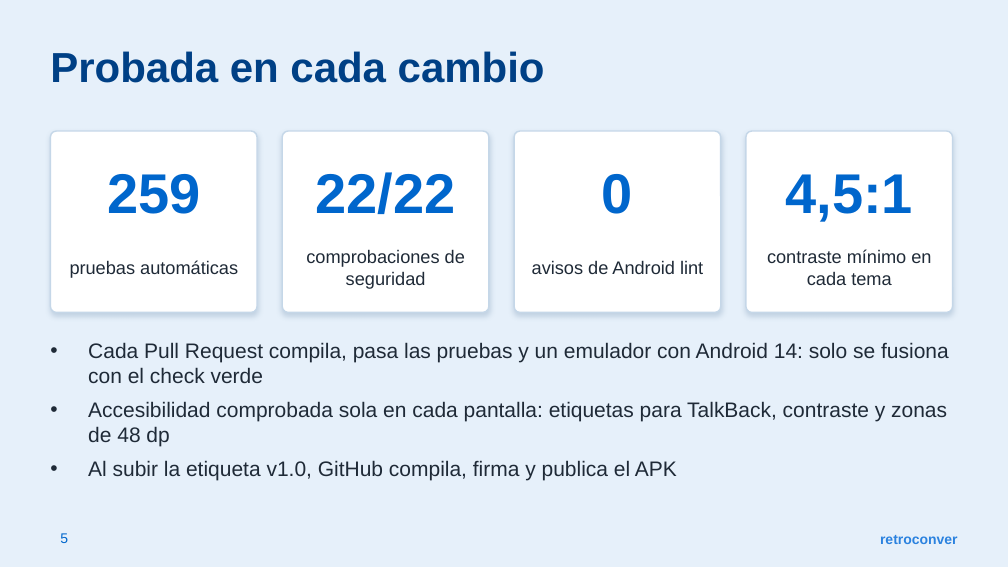
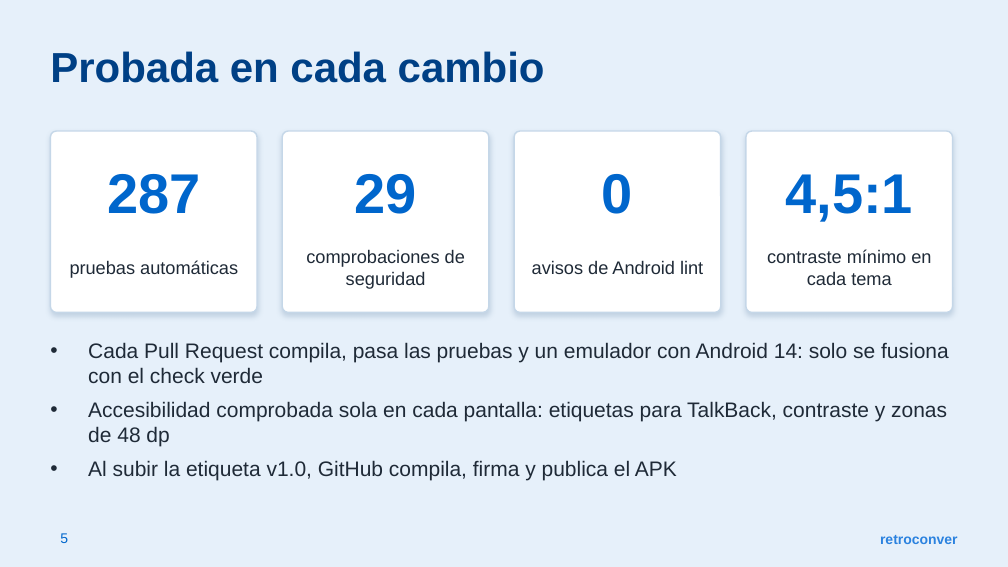
Before and after one commit to yeray06/Retroconver, a slide deck: slide 5 of docs/presentacion/Retroconver_Presentacion.pptx. Drawn at 1008x567 pixels with LibreOffice and Linux fonts; fonts in the diff are those of the drawing. Boxes give left, top, right and bottom in pixels: in the first picture for what was removed or moved away, otherwise in the second. Text is boxed around its words. In the diff, an @@ line names an element or a change of style, - is before the commit and + after.

```diff
--- a/docs/presentacion/Retroconver_Presentacion.pptx
+++ b/docs/presentacion/Retroconver_Presentacion.pptx
@@ text at <box>107,174,200,214</box>: text changed @@
-259
+287
@@ text at <box>354,174,416,214</box>: text changed @@
-22/22
+29
```
Also in this commit, not shown: 4 other slides changed, 5 other files.
